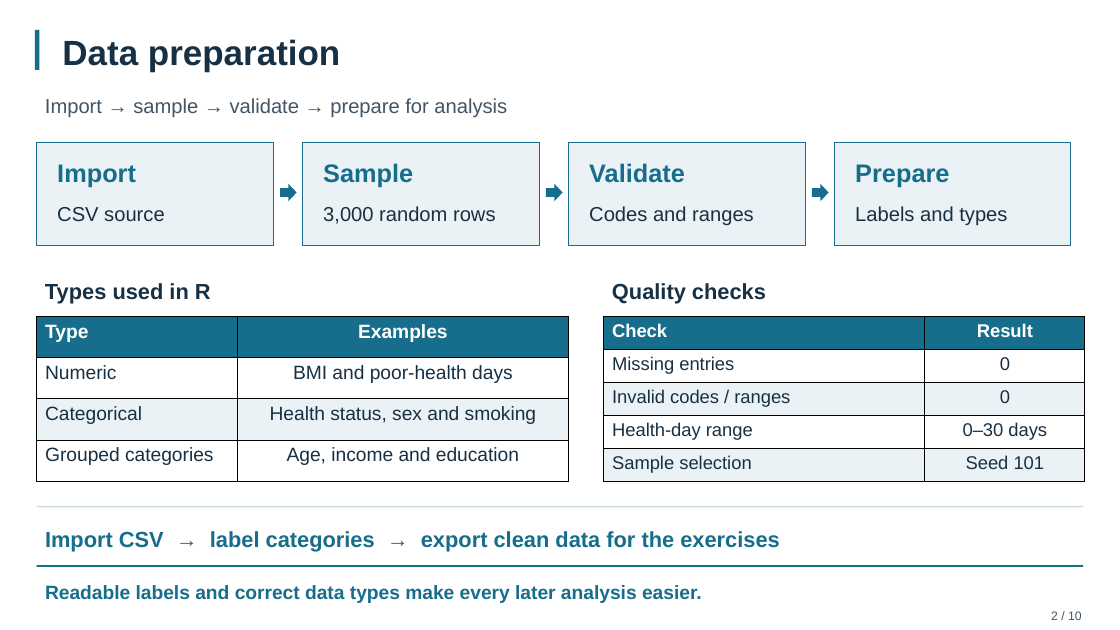
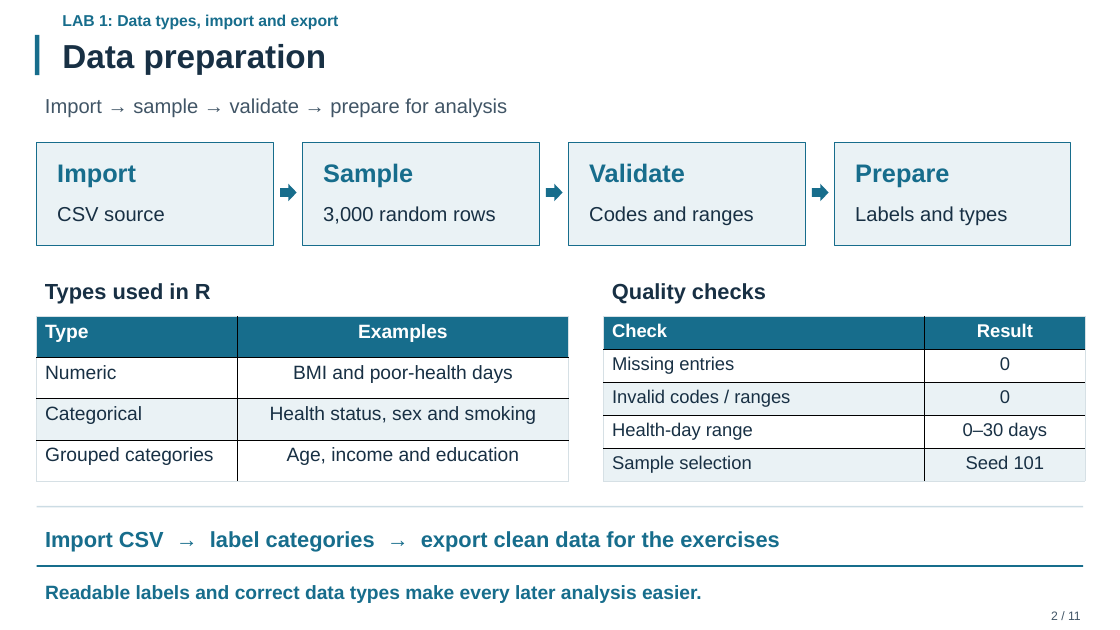
Before and after one commit to aryan8678/Maths-lab-project, a slide deck: slide 3 of submission/Diabetes_Statistics_Presentation.pptx. Drawn at 1120x630 pixels with LibreOffice and Linux fonts; fonts in the diff are those of the drawing. Boxes give left, top, right and bottom in pixels: in the first picture for what was removed or moved away, otherwise in the second. Text is boxed around its words. In the diff, an @@ line names an element or a change of style, - is before the commit and + after.

```diff
--- a/submission/Diabetes_Statistics_Presentation.pptx
+++ b/submission/Diabetes_Statistics_Presentation.pptx
@@ text added at <box>62,14,339,30</box>, 13.5 pt, text #176D8C, bold @@
+LAB 1: Data types, import and export
@@ rectangle: place and size @@
-rectangle at <box>35,29,39,70</box>
+rectangle at <box>35,35,39,76</box>
@@ text "Data preparation" at <box>62,44,326,75</box>: size 30 to 28.5 pt @@
@@ table at <box>37,317,570,481</box> @@
@@ borders changed @@
@@ table at <box>604,317,1086,481</box> @@
@@ borders changed @@
@@ text at <box>1051,611,1081,620</box>: text changed @@
-2 / 10
+2 / 11
```
Also in this commit, not shown: 9 other slides changed, 2 slides added, 1 slide removed, 14 other files.
